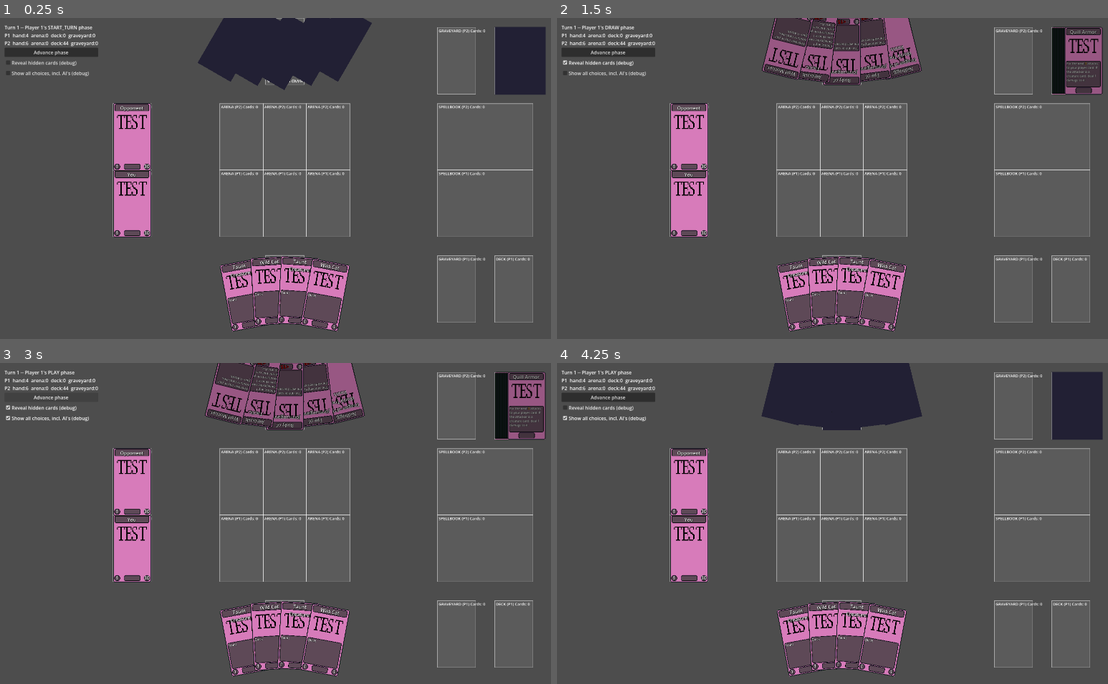
Above: before the commit, frames 1-4 (two rows, left to right).
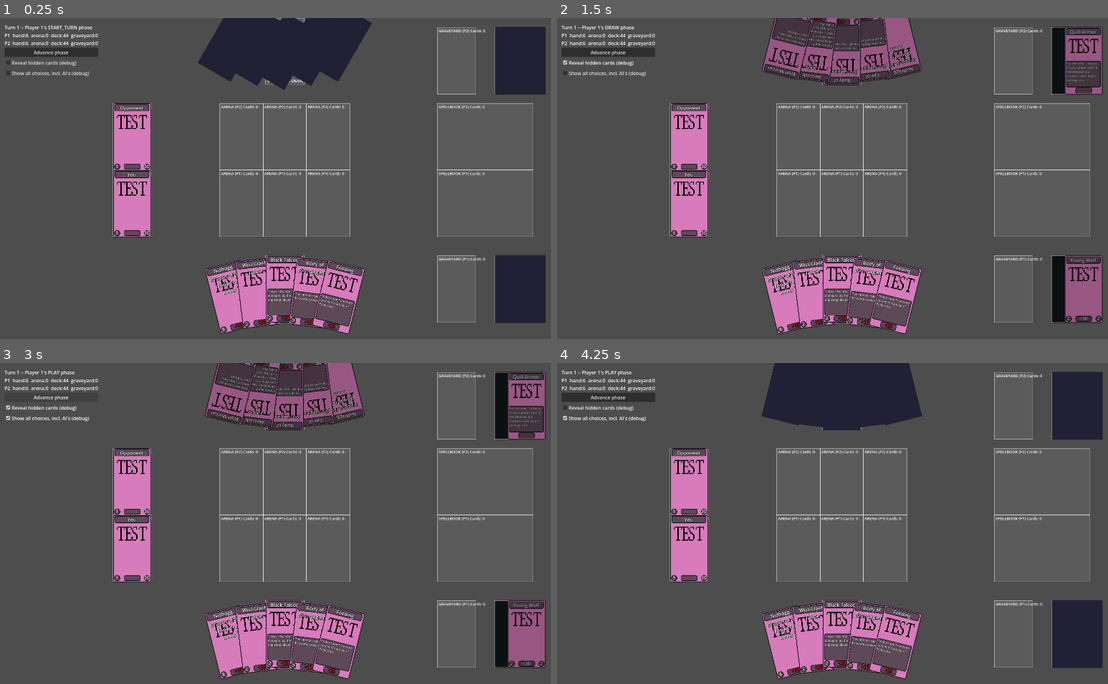
Above: after the commit, the same moments.

Repository: KT0mi/KT0mi_Card_Game_Godot
Game: Godot game, scene res://Scenes/TestScene.tscn
Two runs of this game, one before a commit and one after it. Both use one fixed random seed, a clock stepped at 60 frames per second and the inputs below.
Inputs:
- Up to frame 1 (0.25 s): no input
- Up to frame 2 (1.5 s): click "Advance phase" at 0.5 s; click "Reveal hidden cards (debug)" at 1.25 s
- Up to frame 3 (3 s): click "Show all choices, incl. AI's …" at 2 s; click "Advance phase" at 2.75 s
- Up to frame 4 (4.25 s): click "Reveal hidden cards (debug)" at 3.5 s

The runs differ from the first frame. In frame 1, 5.4% of the frame differs, in the area x 4-100%, y 4-99%; in frame 2, 5.3%; in frame 3, 5.3%; in frame 4, 5.4%.

Commit message:
Redid state based actions to instant (checked on damage application);

Diff:
--- a/Scenes/TestScene.tscn
+++ b/Scenes/TestScene.tscn
@@ -2,7 +2,6 @@
 
 [ext_resource type="Script" uid="uid://dm7cn05jd22ab" path="res://Scripts/SceneScripts/MatchController.gd" id="1_5lt6y"]
 [ext_resource type="PackedScene" uid="uid://iixj5wm8e782" path="res://Scenes/CardHolder.tscn" id="2_8k7wh"]
-[ext_resource type="Resource" uid="uid://by3atcghcqf52" path="res://Decks/TestDeck.tres" id="2_c264a"]
 [ext_resource type="Resource" uid="uid://boajlc1qxckn8" path="res://Decks/CritterDeck.tres" id="2_qsjrb"]
 [ext_resource type="PackedScene" uid="uid://dlbv0s30abxbh" path="res://Scenes/ArenaHolder.tscn" id="3_8k7wh"]
 [ext_resource type="PackedScene" uid="uid://qr031myx78re" path="res://Scenes/SpellbookHolder.tscn" id="5_0f5h7"]
@@ -17,7 +16,7 @@
 
 [node name="TestScene" type="Node2D" unique_id=1688716480]
 script = ExtResource("1_5lt6y")
-player_one_deck = ExtResource("2_c264a")
+player_one_deck = ExtResource("2_qsjrb")
 player_two_deck = ExtResource("2_qsjrb")
 
 [node name="P1Deck" parent="." unique_id=2121250337 instance=ExtResource("2_8k7wh")]
--- a/Scripts/CardDataScripts/CardKeywords.gd
+++ b/Scripts/CardDataScripts/CardKeywords.gd
@@ -26,9 +26,8 @@
 	)
 
 static func _taunt_con(card : CardInstance, event: AttackEvent) -> bool:
-	if event.attacker.owner != card.owner:
+	if event.attacker.owner == card.owner:
 		return false
-
 	if event.redirected:
 		return false
 	return true
--- a/Scripts/GameActions.gd
+++ b/Scripts/GameActions.gd
@@ -80,7 +80,6 @@
 
 	if event.target != target:
 		print("GameActions: Attack target redirected.")
-		return false
 
 	await DamagePipeline.apply_damage(event.target, attacker.get_attack(), attacker)
 	await DamagePipeline.apply_damage(event.attacker, target.get_attack(), target)
--- a/Scripts/GameEvents/AttackEvent.gd
+++ b/Scripts/GameEvents/AttackEvent.gd
@@ -12,5 +12,6 @@
 func redirect_target(new_target: CardInstance, source: CardInstance) -> bool:
 	if not locked:
 		target = new_target
+		redirected = true
 		return true
 	return false
--- a/Scripts/Pipelines/DamagePipeline.gd
+++ b/Scripts/Pipelines/DamagePipeline.gd
@@ -21,4 +21,5 @@
 
 	target.current_endurance -= event.amount
 	change_card_endurance.emit(target)
+	RulesEngine.check_state_based_actions()
 	await TriggerSystem.emit(Events.DAMAGE_RESOLVED, event)
--- a/Scripts/RulesEngine.gd
+++ b/Scripts/RulesEngine.gd
@@ -8,7 +8,20 @@
 signal player_defeated(player: Player)
 
 func check_state_based_actions() -> void:
-	#Creatures die when their health is at 0 in the end turn phase
+	#Creatures die when their health is at 0
+	for player in GameState.players():
+		#Cards in Arena
+		for c in player.arena().duplicate():
+			var card : CardInstance = c
+			if card.get_endurance() <= 0:
+				#Card Death - Specific event when a card ends the turn with no endurance - cancellable
+				GameActions.try_kill_card(card)
+		#Check for player death
+		for card in player.player_zone.duplicate():
+			if card.get_endurance() <= 0:
+				player_defeated.emit(player)
+
+func check_end_phase_state() -> void:
 	#Creatures lose their dazed status at the end of the turn if they have them
 	for player in GameState.players():
 		#Cards in Arena
@@ -16,16 +29,6 @@
 		#Creatures lose dazed
 			var card : CardInstance = c
 			card.set_flag(CardKeywords.DAZED, false)
-
-			if card.get_endurance() <= 0:
-				#Card Death - Specific event when a card ends the turn with no endurance - cancellable
-				GameActions.try_kill_card(card)
-
-
-		#Check for player death - will move to a persistent check later
-		for card in player.player_zone.duplicate():
-			if card.get_endurance() <= 0:
-				player_defeated.emit(player)
 
 func setup_match() -> void:
 	#Rules for match setup
--- a/Scripts/SceneScripts/CardViewManager.gd
+++ b/Scripts/SceneScripts/CardViewManager.gd
@@ -25,16 +25,16 @@
 	instance.counter_changed.connect(func(_card, _counter): node._refresh_visuals())
 	instance.flag_changed.connect(func(_card, _flag): node._refresh_visuals())
 
-func _on_zone_changed(card: CardInstance, from_zone: Zone.Type, to_zone: Zone.Type) -> void:
+func _on_zone_changed(card: CardInstance, from_zone: Zone.Type, to_zone: Zone.Type, from_lane: int = -1, to_lane: int = -1) -> void:
 	var node: Card = _card_nodes.get(card)
 	if node == null:
 		return  # card has no visual representation yet/anymore -- fine, e.g. still in deck
 
-	var old_holder : CardHolder = _holder_nodes.get(_key(card.owner, from_zone))
+	var old_holder : CardHolder = _holder_nodes.get(_key(card.owner, from_zone, from_lane))
 	if old_holder:
 		old_holder.remove_card(node)
 
-	var holder: CardHolder = _holder_nodes.get(_key(card.owner, to_zone))
+	var holder: CardHolder = _holder_nodes.get(_key(card.owner, to_zone, to_lane))
 	if holder:
 		holder.add_card(node)
 
@@ -46,7 +46,7 @@
 func holder_for(card_instance: CardInstance) -> CardHolder:
 	if card_instance == null:
 		return null
-	return _holder_nodes.get(_key(card_instance.owner, card_instance.current_zone))
+	return _holder_nodes.get(_key(card_instance.owner, card_instance.current_zone, card_instance.lane))
 
 func card_node_for(instance: CardInstance) -> Card:
 	return _card_nodes.get(instance)
--- a/Scripts/TurnController.gd
+++ b/Scripts/TurnController.gd
@@ -55,7 +55,7 @@
 			await TriggerSystem.emit(Events.BATTLE_PHASE_END, event)
 			current_phase = phase
 			await TriggerSystem.emit(Events.END_PHASE_START, event)
-			await RulesEngine.check_state_based_actions()
+			await RulesEngine.check_end_phase_state()
 
 	phase_changed.emit(current_phase, current_player)
 
--- a/Scripts/ZoneManager.gd
+++ b/Scripts/ZoneManager.gd
@@ -6,7 +6,7 @@
 #Also makes sure all cards are followed when changing zones
 
 #signal to sync visuals - seperate from game logic
-signal card_zone_changed(card: CardInstance, from_zone: Zone.Type, to_zone: Zone.Type)
+signal card_zone_changed(card: CardInstance, from_zone: Zone.Type, to_zone: Zone.Type, from_lane: int, to_lane: int)
 
 func move_to(
 	card: CardInstance,
@@ -15,6 +15,7 @@
 	lane: int = -1) -> void:
 
 	var from_zone := card.current_zone
+	var from_lane := card.lane
 	var player := card.owner
 
 	if from_zone == Zone.Type.ARENA:
@@ -30,6 +31,6 @@
 		player.zone_array(to_zone).append(card)
 
 	card.current_zone = to_zone
-	card_zone_changed.emit(card, from_zone, to_zone)
+	card_zone_changed.emit(card, from_zone, to_zone, from_lane, lane)
 	await TriggerSystem.emit(Events.ZONE_CHANGE,
 		ZoneChangeEvent.new(card, from_zone, to_zone, reason))
